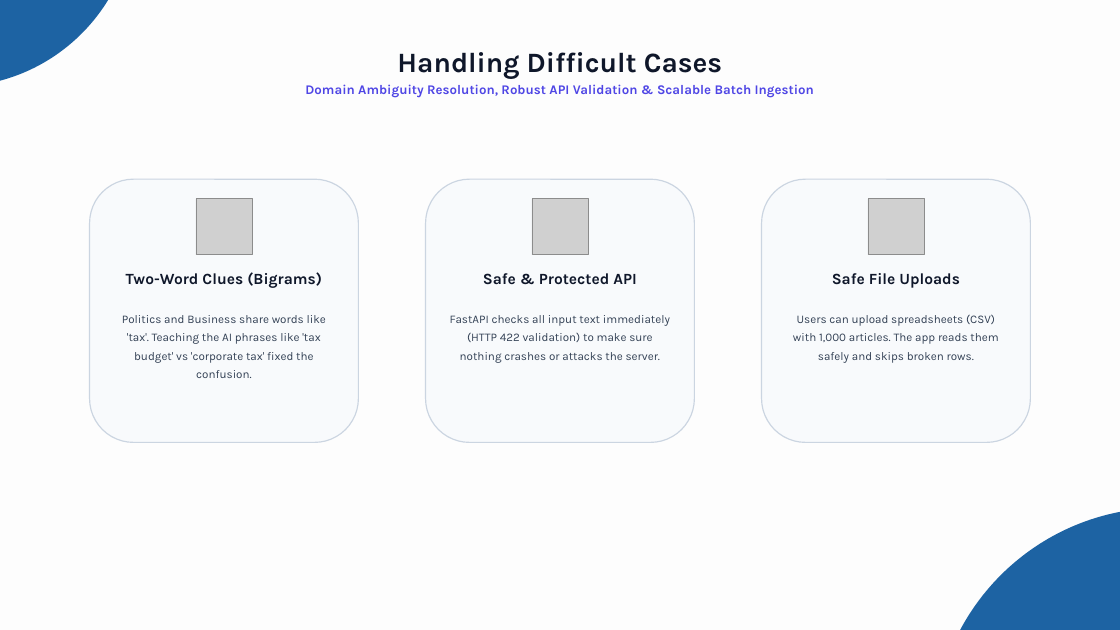
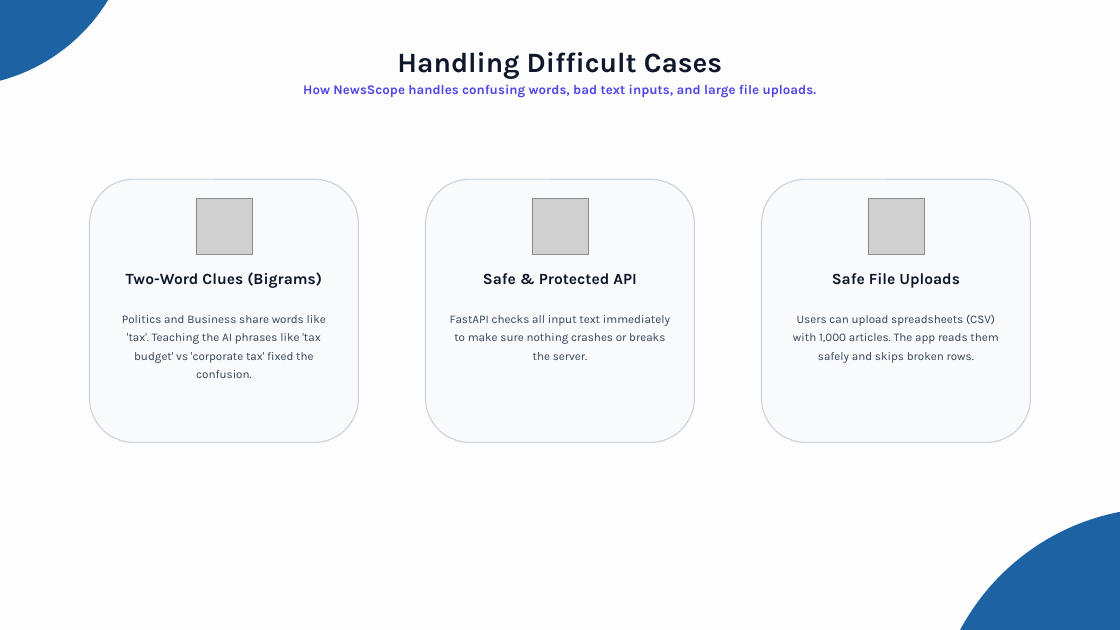
Before and after one commit to Abhijeet0848/NewsLens, a slide deck: slide 12 of docs/NewsScope_Presentation.pptx. Drawn at 1120x630 pixels with LibreOffice and Linux fonts; fonts in the diff are those of the drawing; grey boxes stand for pictures. Boxes give left, top, right and bottom in pixels: in the first picture for what was removed or moved away, otherwise in the second. Text is boxed around its words. In the diff, an @@ line names an element or a change of style, - is before the commit and + after.

```diff
--- a/docs/NewsScope_Presentation.pptx
+++ b/docs/NewsScope_Presentation.pptx
@@ text at (303, 84, 817, 98): text changed @@
-Domain Ambiguity Resolution, Robust API Validation & Scalable Batch Ingestion
+How NewsScope handles confusing words, bad text inputs, and large file uploads.
@@ text at (450, 315, 670, 360): text changed @@
-FastAPI checks all input text immediately (HTTP 422 validation) to make sure nothing crashes or attacks the server.
+FastAPI checks all input text immediately to make sure nothing crashes or breaks the server.
```
Also in this commit, not shown: 14 other slides changed, 3 other files.
